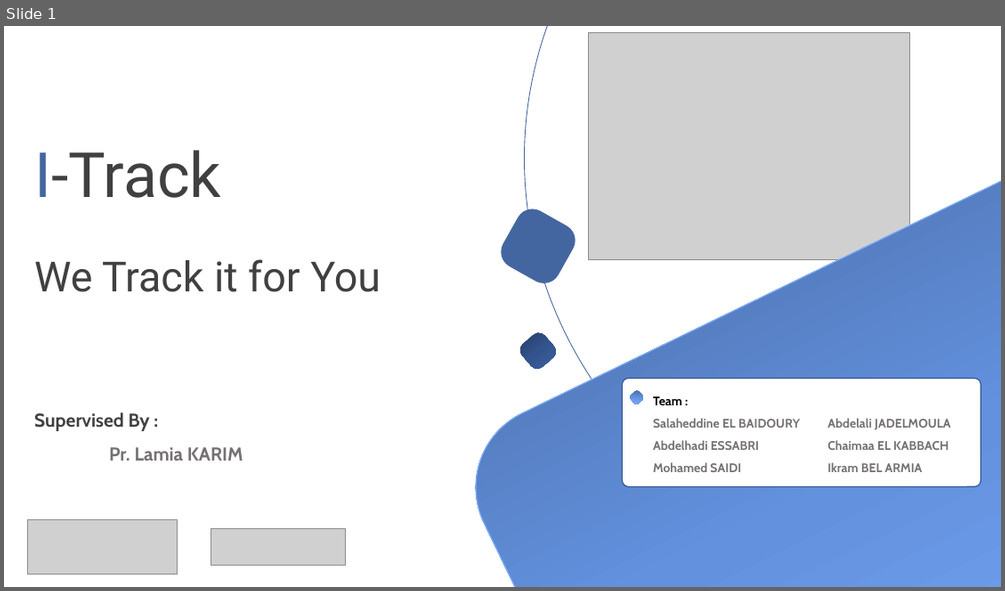
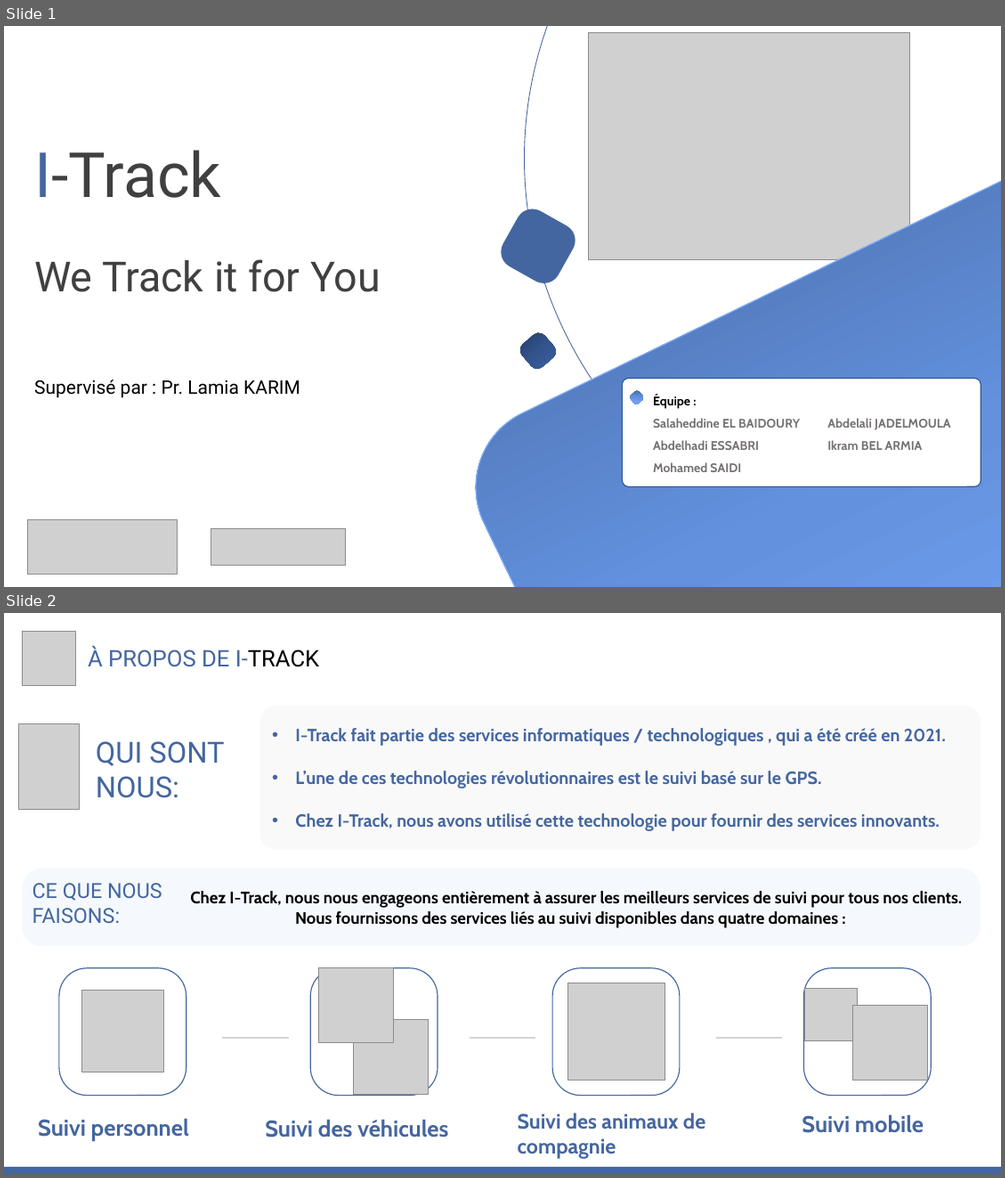
Before and after one commit to MiSalah/Real-Time-Data-Streaming-Analytics-System-for-tracking-Pedestrians, a slide deck: Progress' Presentations/Etat d'avancement - S1.pptx. Shown one above the other, each under a label of ours: slide 1 before the commit, slides 1 and 2 after it. The pictures are 1005x591 and 1005x1178 pixels, drawn with LibreOffice and Linux fonts; fonts in the diff are those of the drawing; grey boxes stand for pictures. Boxes give left, top, right and bottom in pixels: in the first picture for what was removed or moved away, otherwise in the second. Text is boxed around its words. In the diff, an @@ line names an element or a change of style, - is before the commit and + after.

```diff
--- a/Progress' Presentations/Etat d'avancement - S1.pptx
+++ b/Progress' Presentations/Etat d'avancement - S1.pptx
@@ slide 2 added at (x1=4, y1=613, x2=1001, y2=1174), background #FFFFFF @@
@@ picture added at (x1=22, y1=631, x2=76, y2=686) @@
@@ text added at (x1=88, y1=646, x2=319, y2=667), 22 pt, text #4466A0 @@
+À PROPOS DE I-TRACK
@@ picture added at (x1=19, y1=724, x2=79, y2=810) @@
@@ text added at (x1=96, y1=741, x2=224, y2=798), 28 pt, text #4466A0 @@
+QUI SONT
+NOUS:
@@ text added at (x1=295, y1=728, x2=946, y2=831), 17 pt, text #4466A0, bold @@
+• I-Track fait partie des services informatiques / technologiques , qui a été créé en 2021.
+• L’une de ces technologies révolutionnaires est le suivi basé sur le GPS.
+• Chez I-Track, nous avons utilisé cette technologie pour fournir des services innovants.
@@ rounded rectangle added at (x1=22, y1=868, x2=980, y2=946), fill #F5F9FD, 16 pt, text #000000, bold @@
+Chez I-Track, nous nous engageons entièrement à assurer les meilleurs services de suivi pour tous nos clients. Nous fournissons des services liés au suivi disponibles dans quatre domaines :
@@ text added at (x1=32, y1=883, x2=162, y2=923), 20 pt, text #4466A0 @@
+CE QUE NOUS
+FAISONS:
@@ rounded rectangle added at (x1=59, y1=968, x2=186, y2=1095), outline #4466A0 1 pt @@
@@ rounded rectangle added at (x1=310, y1=968, x2=437, y2=1095), outline #4466A0 1 pt @@
@@ picture added at (x1=318, y1=968, x2=393, y2=1043) @@
@@ rounded rectangle added at (x1=552, y1=968, x2=680, y2=1095), outline #4466A0 1 pt @@
@@ picture added at (x1=568, y1=983, x2=665, y2=1080) @@
@@ rounded rectangle added at (x1=804, y1=968, x2=931, y2=1095), outline #4466A0 1 pt @@
@@ picture added at (x1=81, y1=989, x2=164, y2=1072) @@
@@ picture added at (x1=805, y1=989, x2=858, y2=1041) @@
@@ picture added at (x1=853, y1=1005, x2=928, y2=1080) @@
@@ line added from (222, 1038) to (289, 1038), #D4D4D4 1.5 pt @@
@@ picture added at (x1=353, y1=1020, x2=428, y2=1094) @@
@@ line added from (469, 1038) to (535, 1038), #D4D4D4 1.5 pt @@
@@ line added from (716, 1038) to (783, 1038), #D4D4D4 1.5 pt @@
@@ text added at (x1=38, y1=1118, x2=189, y2=1140), 22 pt, text #4466A0, bold @@
+Suivi personnel
@@ text added at (x1=265, y1=1119, x2=448, y2=1137), 22 pt, text #4466A0, bold @@
+Suivi des véhicules
@@ text added at (x1=518, y1=1112, x2=705, y2=1159), 20 pt, text #4466A0, bold @@
+Suivi des animaux de compagnie
@@ text added at (x1=801, y1=1114, x2=923, y2=1133), 22 pt, text #4466A0, bold @@
+Suivi mobile
@@ rectangle added at (x1=4, y1=1167, x2=1001, y2=1174), fill #4466A0 @@
@@ slide 1 changed as well @@
@@ text at (x1=34, y1=379, x2=300, y2=398): text changed; font Cabin to Roboto; text colour #404040 to #000000; bold off @@
-Supervised By :
-Pr. Lamia KARIM
+Supervisé par : Pr. Lamia KARIM
@@ text at (x1=653, y1=394, x2=690, y2=409): text changed @@
-Team :
+Équipe :
@@ text at (x1=827, y1=440, x2=948, y2=450): paragraph removed @@
-Chaimaa EL KABBACH
```
Also in this commit, not shown: 2 other slides changed, 10 other slides added, 4 slides removed, 2 other files.
